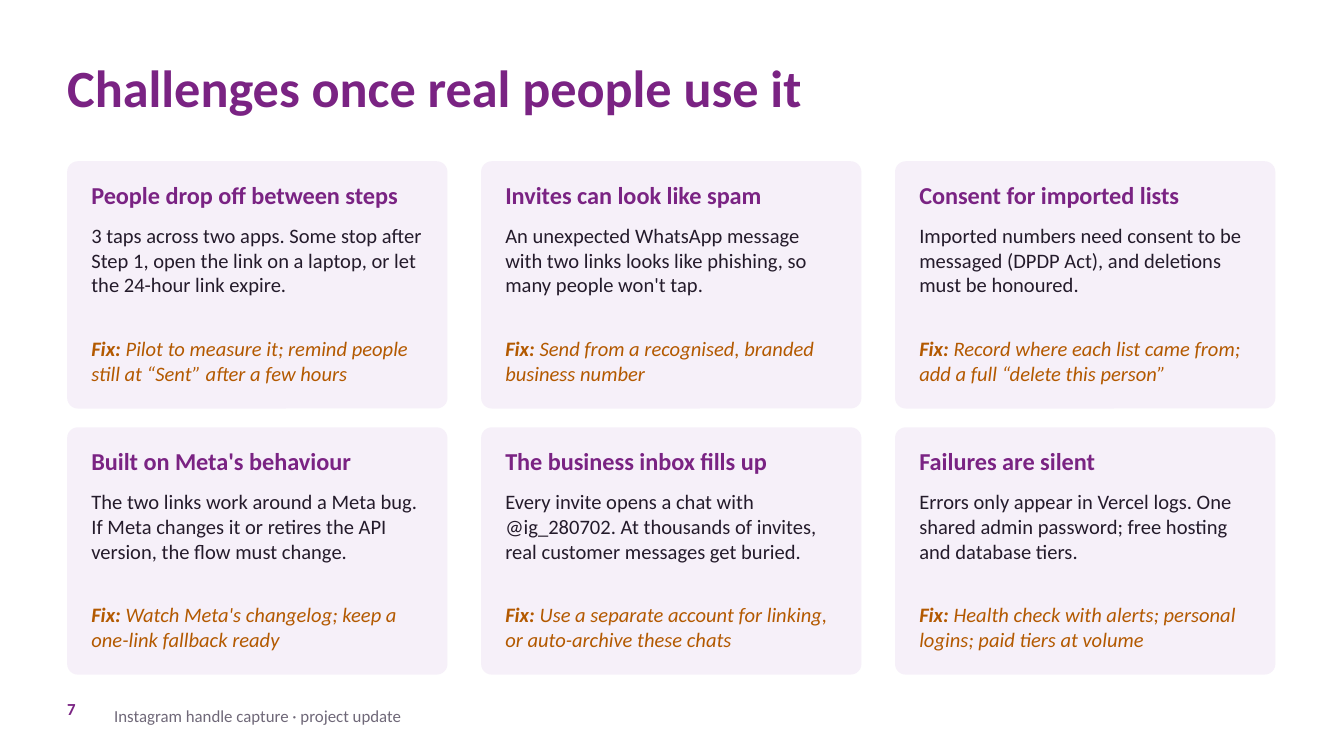
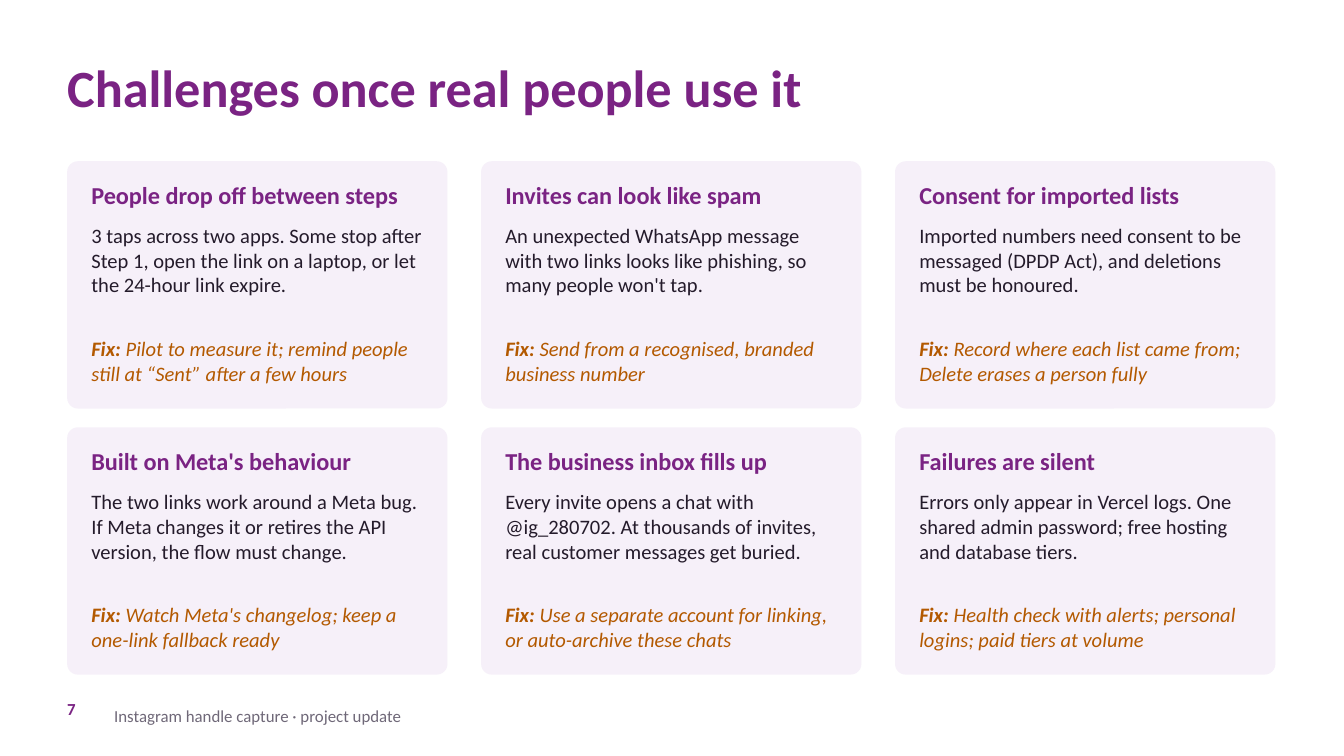
Before and after one commit to blackhorse2807/IG-handle, a slide deck: slide 7 of Instagram-Handle-Capture-Full-Update.pptx. Drawn at 1344x756 pixels with LibreOffice and Linux fonts; fonts in the diff are those of the drawing; background and template pictures are left out. Boxes give left, top, right and bottom in pixels: in the first picture for what was removed or moved away, otherwise in the second. Text is boxed around its words. In the diff, an @@ line names an element or a change of style, - is before the commit and + after.

```diff
--- a/Instagram-Handle-Capture-Full-Update.pptx
+++ b/Instagram-Handle-Capture-Full-Update.pptx
@@ text at [919,341,1241,385]: text changed @@
-Fix: Record where each list came from; add a full “delete this person”
+Fix: Record where each list came from; Delete erases a person fully
```
Also in this commit, not shown: 2 other slides changed, 6 other files.
